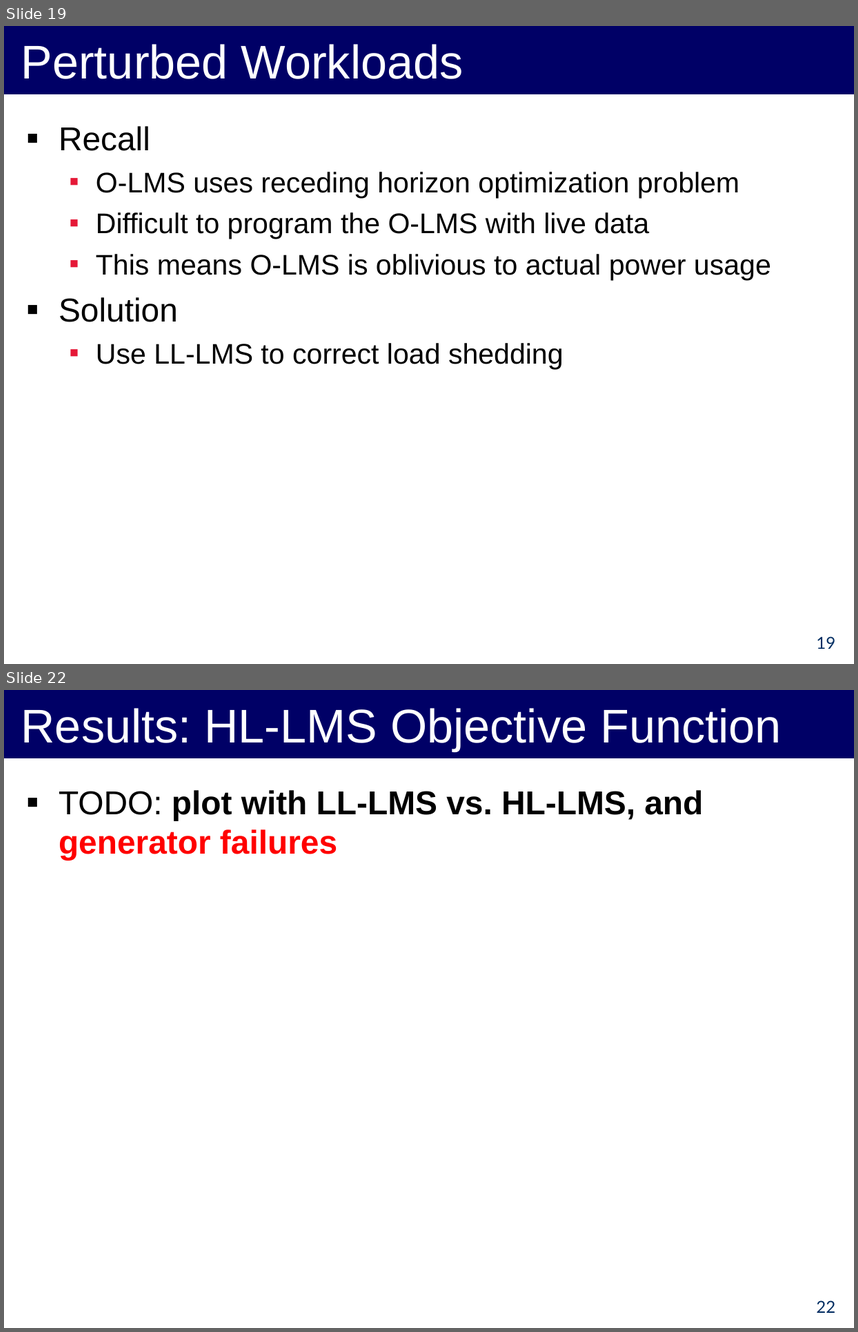
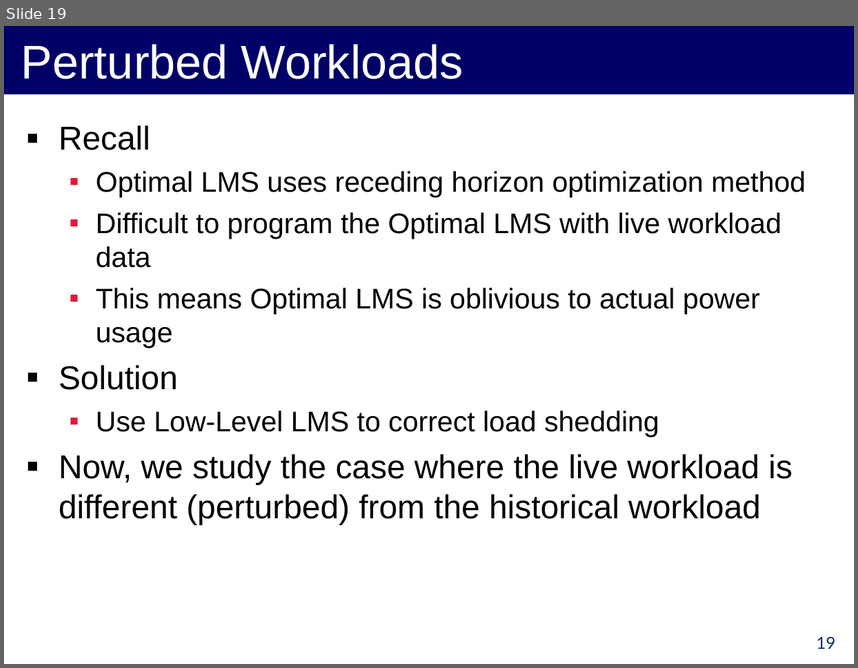
Before and after one commit to forresti/optimal_load_management, a slide deck: project/12-3-12_Presentation.ppt. Shown one above the other, each under a label of ours: slides 19 and 22 before the commit, slide 19 after it; the slides between them are not shown. The pictures are 858x1332 and 858x668 pixels, drawn with LibreOffice and Linux fonts; fonts in the diff are those of the drawing. Boxes give left, top, right and bottom in pixels: in the first picture for what was removed or moved away, otherwise in the second. Text is boxed around its words. In the diff, an @@ line names an element or a change of style, - is before the commit and + after.

```diff
--- a/project/12-3-12_Presentation.ppt
+++ b/project/12-3-12_Presentation.ppt
@@ slide 22 removed at (4,690,854,1328), background #FFFFFF @@
@@ title removed at (4,690,854,758) @@
-Results: HL-LMS Objective Function
@@ text removed at (59,790,703,860) @@
-▪ TODO: plot with LL-LMS vs. HL-LMS, and generator failures
@@ page number removed at (816,1300,835,1312) @@
-22
@@ slide 19 changed as well @@
@@ text at (96,171,806,348): text changed @@
-  ▪ O-LMS uses receding horizon optimization problem
-  ▪ Difficult to program the O-LMS with live data
-  ▪ This means O-LMS is oblivious to actual power usage
+  ▪ Optimal LMS uses receding horizon optimization method
+  ▪ Difficult to program the Optimal LMS with live workload data
+  ▪ This means Optimal LMS is oblivious to actual power usage
@@ text at (59,410,793,524): text changed; size 24 to 28 pt @@
-  ▪ Use LL-LMS to correct load shedding
+  ▪ Use Low-Level LMS to correct load shedding
+▪ Now, we study the case where the live workload is different (perturbed) from the historical workload
```
Also in this commit, not shown: 13 other slides changed, 5 slides added, 5 other slides removed, 7 other files.
